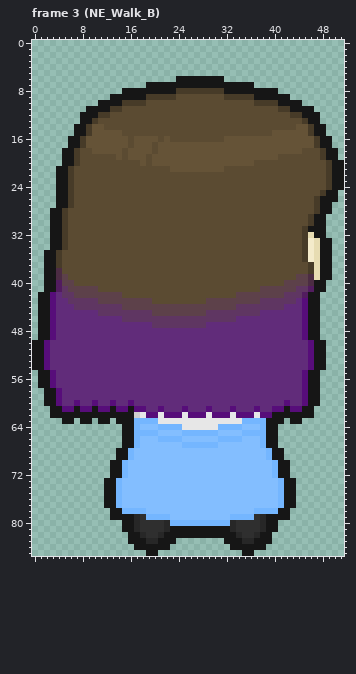
A pixel-art file gets an edit: Characters/Kathryn/Kathryn.ase. The first picture shows the starting point.
52x86 pixels, 8 frames. Colours within 5 levels of each other are drawn and written as one. Shown: frame 3 (NE_Walk_B). The commit also changed other frames, which this record leaves out.
The same view after the edit:
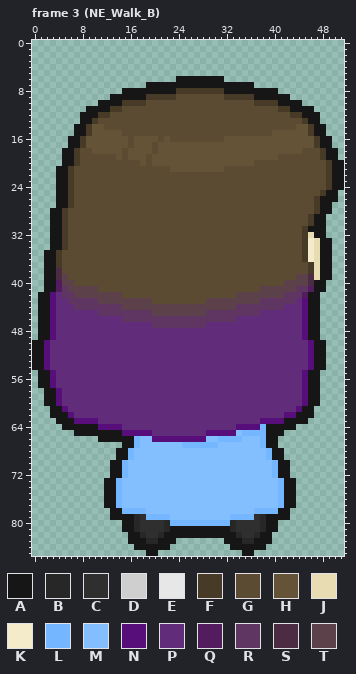
Palette (. is transparent): A #161616  B #272727  C #2f2f2f  D #cfcfcf  E #e7e7e7  F #473b28  G #5b4b32  H #655337  J #e7dcb2  K #f4ebcb  L #74b6ff  M #83beff  N #570d7a  P #612c7a  Q #521c5f  R #5f3662  S #4c2c43  T #5d414a
What changed:
Frame 3 (NE_Walk_B), layers "Hair", "Outline":
y 60: x 7 N -> P; x 10 N -> P; x 13 N -> P; x 16 N -> P; x 42 N -> P
y 61: x 6..18 NANNANNANNANN -> PPPPPPPPPPPPP; x 21 N -> P; x 25 N -> P; x 29 N -> P; x 33 N -> P; x 37 N -> P; x 40..43 NNAN -> PPPP
y 62: x 6..43 AAAAAAAAAAADENNENNNENNNENNNENNNENNAAAA -> NPPPPPPPPPPPPPPPPPPPPPPPPPPPPPPPPPPPNN
y 63: x 4 . -> A; x 7..42 .AA.AA.AAALLLLEEEEEEEEEEEEEELLLLAAA. -> NNNNPPPPPPPPPPPPPPPPPPPPPPPPPPPNNNNA; x 45 . -> A
y 64: x 5..37 ..........AALMMMLLLLEEEEEELLLLMMM -> AAAAAANNNNPPPPPPPPPPPPPPPPPPPNNNN; x 41..43 ... -> AAA
y 65: x 7..33 ........AALLLLMMMMLLLLLLMMM -> AAAAAAAANNNNNPPPPPPPPPNNNNN; x 41 . -> A
y 66: x 11..14 .... -> AAAA; x 20..28 MLLLLMMMM -> NNNNNNNNN
